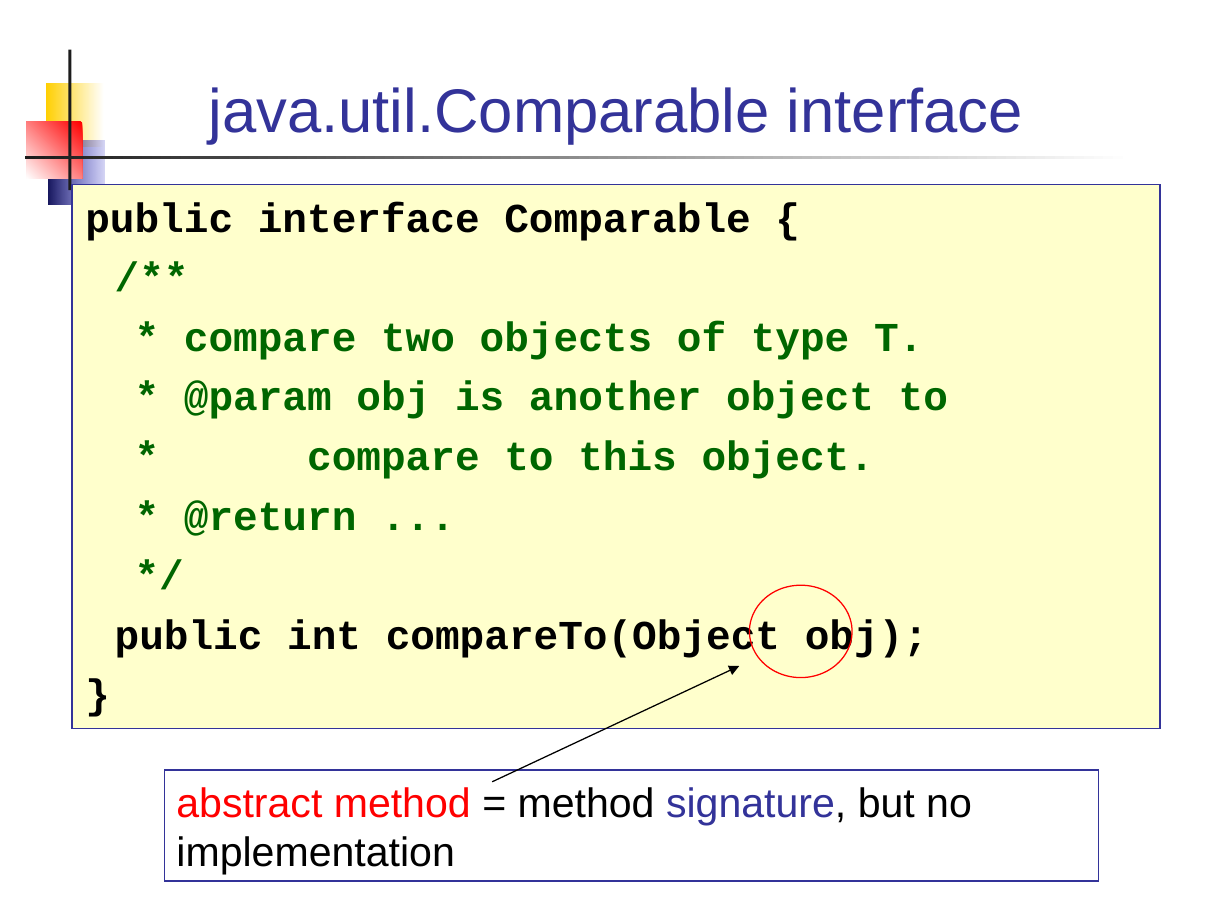
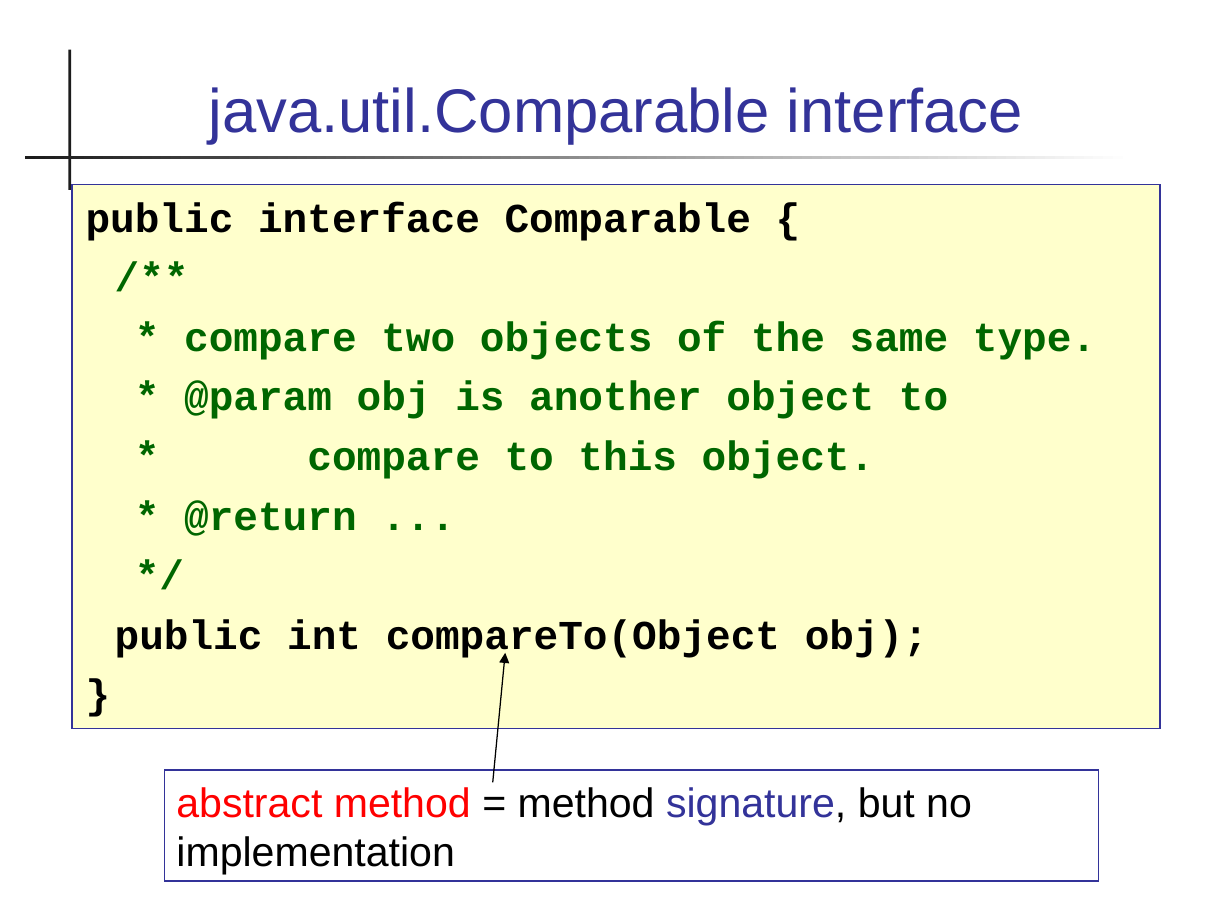
Before and after one commit to skeoop/skeoop.github.io, a slide deck: slide 18 of week2/1-Polymorphism.ppt (slide 12 before the commit). Drawn at 1232x924 pixels with LibreOffice and Linux fonts; fonts in the diff are those of the drawing. Boxes give left, top, right and bottom in pixels: in the first picture for what was removed or moved away, otherwise in the second. Text is boxed around its words. In the diff, an @@ line names an element or a change of style, - is before the commit and + after.

```diff
--- a/week2/1-Polymorphism.ppt
+++ b/week2/1-Polymorphism.ppt
@@ rectangle removed at (46,83,103,147) @@
@@ rectangle removed at (27,122,83,179) @@
@@ rectangle removed at (48,140,103,205) @@
@@ text at (184,321,1096,360): text changed @@
-* compare two objects of type T.
+* compare two objects of the same type.
@@ ellipse removed at (749,585,851,678) @@
@@ arrow moved from (493, 781) - (739, 667) to (493, 782) - (505, 653) @@
```
Also in this commit, not shown: 30 other slides changed, 7 slides added, 1 slide removed, 5 other files.
